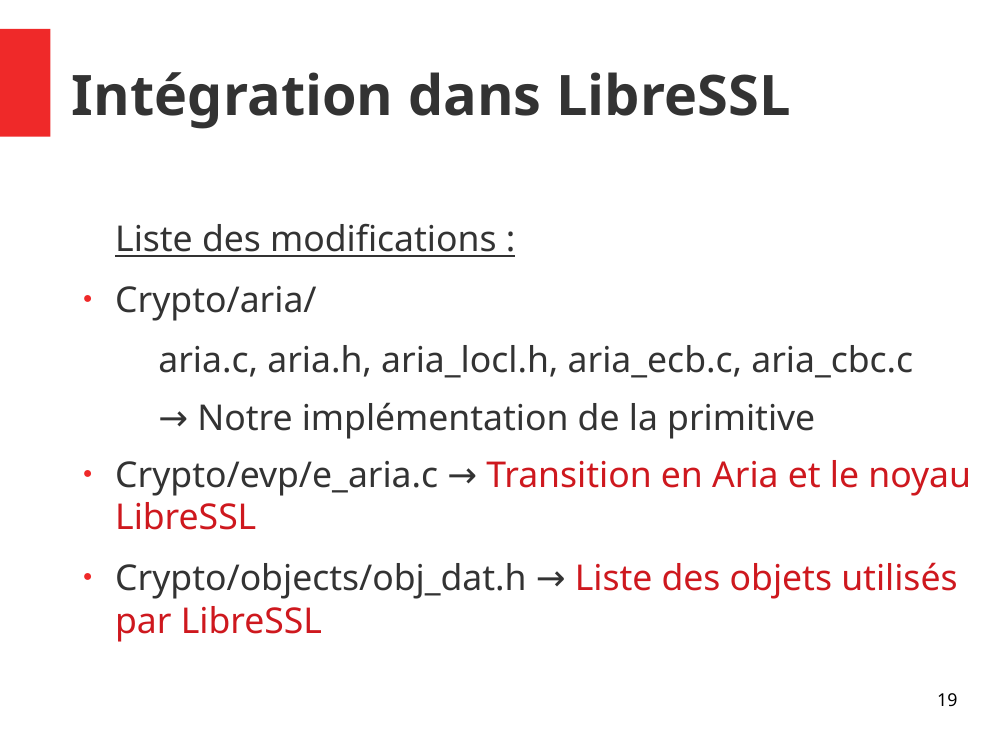
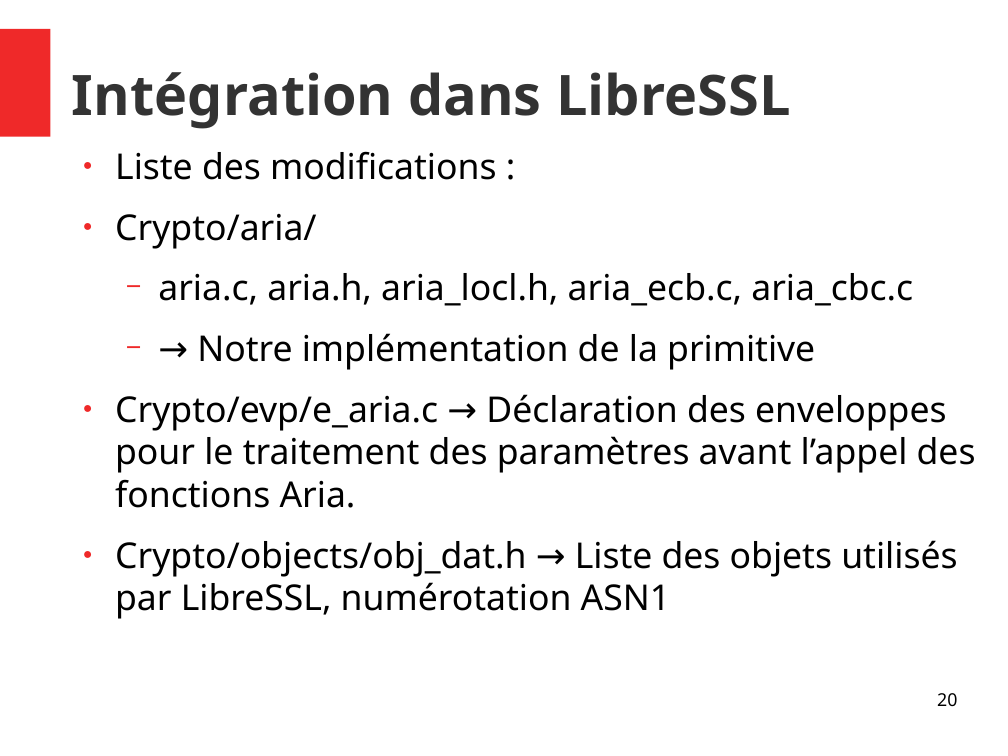
Before and after one commit to Allard-Chris/Aria, a slide deck: slide 20 of docs/[M2CSI]_ICP_Aria_Allard_Aulagnier.odp (slide 19 before the commit). Drawn at 1008x756 pixels with LibreOffice and Linux fonts; fonts in the diff are those of the drawing. Boxes give left, top, right and bottom in pixels: in the first picture for what was removed or moved away, otherwise in the second. Text is boxed around its words. In the diff, an @@ line names an element or a change of style, - is before the commit and + after.

```diff
--- a/docs/[M2CSI]_ICP_Aria_Allard_Aulagnier.odp
+++ b/docs/[M2CSI]_ICP_Aria_Allard_Aulagnier.odp
@@ text "Liste des modifications :": place and size @@
-text "Liste des modifications :" at box(115, 224, 971, 642)
+text "Liste des modifications :" at box(115, 151, 976, 619)
@@ text at box(115, 151, 913, 370): text colour #333333 to #000000 in "Liste des modifications :", "Crypto/aria/", "aria.c, aria.h, aria_locl.h, aria_ecb.c, aria_cbc.c", "→ Notre implémentation de la primitive"; underline off in "Liste des modifications :"; bullet none to ●; bullet none to −; more space between paragraphs @@
@@ text at box(115, 394, 976, 619): text changed; text colour #CE181E to #000000 @@
-● Crypto/evp/e_aria.c → Transition en Aria et le noyau LibreSSL
-● Crypto/objects/obj_dat.h → Liste des objets utilisés par LibreSSL
+● Crypto/evp/e_aria.c → Déclaration des enveloppes pour le traitement des paramètres avant l’appel des fonctions Aria.
+● Crypto/objects/obj_dat.h → Liste des objets utilisés par LibreSSL, numérotation ASN1
@@ page number at box(937, 693, 957, 706): text changed @@
-19
+20
```
Also in this commit, not shown: 19 other slides changed, 1 slide added.
